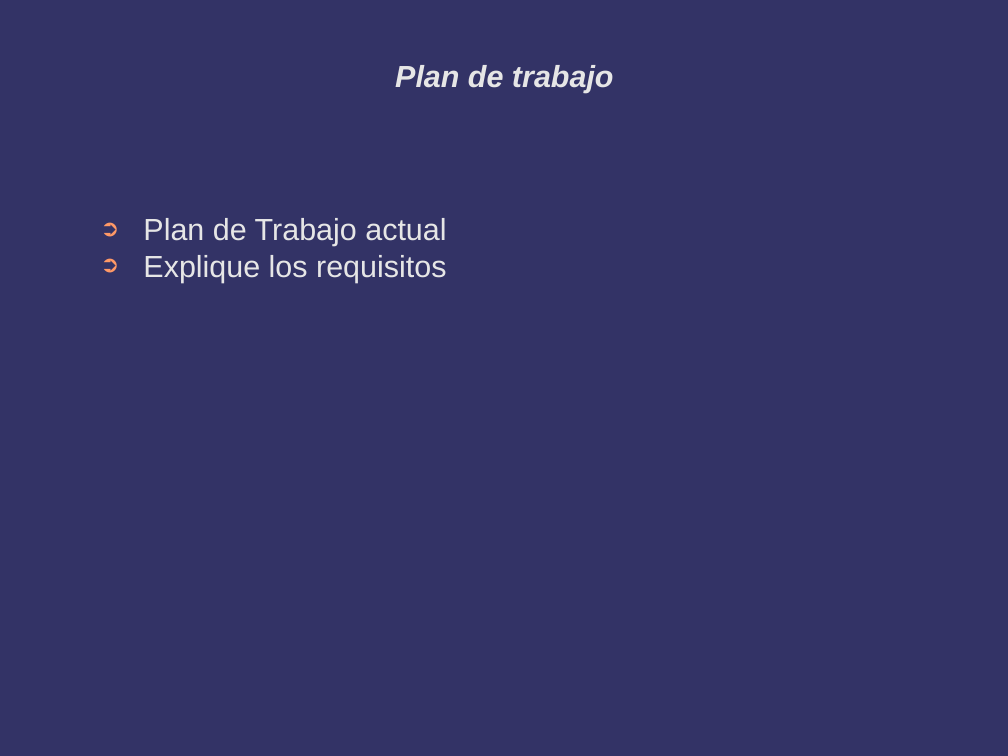
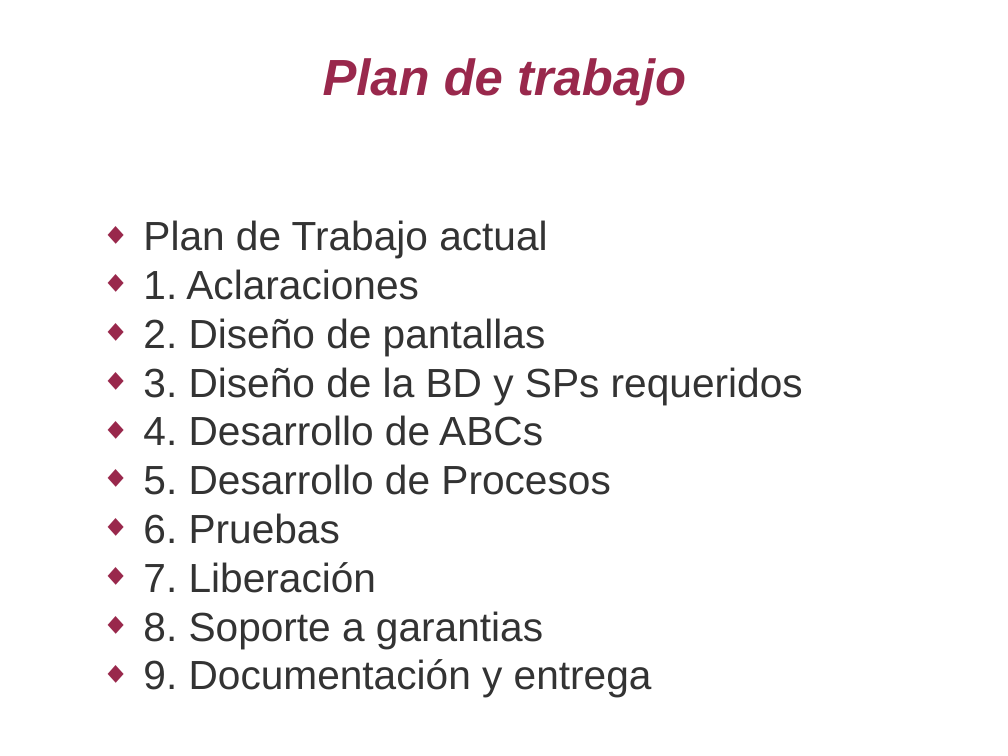
Before and after one commit to jas12345/ASN, a slide deck: slide 3 of Documentos/Avances ASN 20190321.odp. Drawn at 1008x756 pixels with LibreOffice and Linux fonts; fonts in the diff are those of the drawing; background and template pictures are left out. Boxes give left, top, right and bottom in pixels: in the first picture for what was removed or moved away, otherwise in the second. Text is boxed around its words. In the diff, an @@ line names an element or a change of style, - is before the commit and + after.

```diff
--- a/Documentos/Avances ASN 20190321.odp
+++ b/Documentos/Avances ASN 20190321.odp
@@ background #333366 to #FFFFFF @@
@@ title "Plan de trabajo" at (323,58,686,105): size 24 to 40 pt, text colour #E6E6E6 to #99284C @@
@@ text at (143,220,547,258): size 24 to 32 pt, text colour #E6E6E6 to #333333 in "Plan de Trabajo actual"; bullet ➲ to ◆; bullet colour #FF9966 to #99284C @@
@@ text at (143,269,803,697): text changed; size 24 to 32 pt; text colour #E6E6E6 to #333333 @@
-➲ Explique los requisitos
+◆ 1. Aclaraciones
+◆ 2. Diseño de pantallas
+◆ 3. Diseño de la BD y SPs requeridos
+◆ 4. Desarrollo de ABCs
+◆ 5. Desarrollo de Procesos
+◆ 6. Pruebas
+◆ 7. Liberación
+◆ 8. Soporte a garantias
+◆ 9. Documentación y entrega
```
Also in this commit, not shown: 5 other slides changed, 23 slides added, 2 slides removed, 1 other file.
